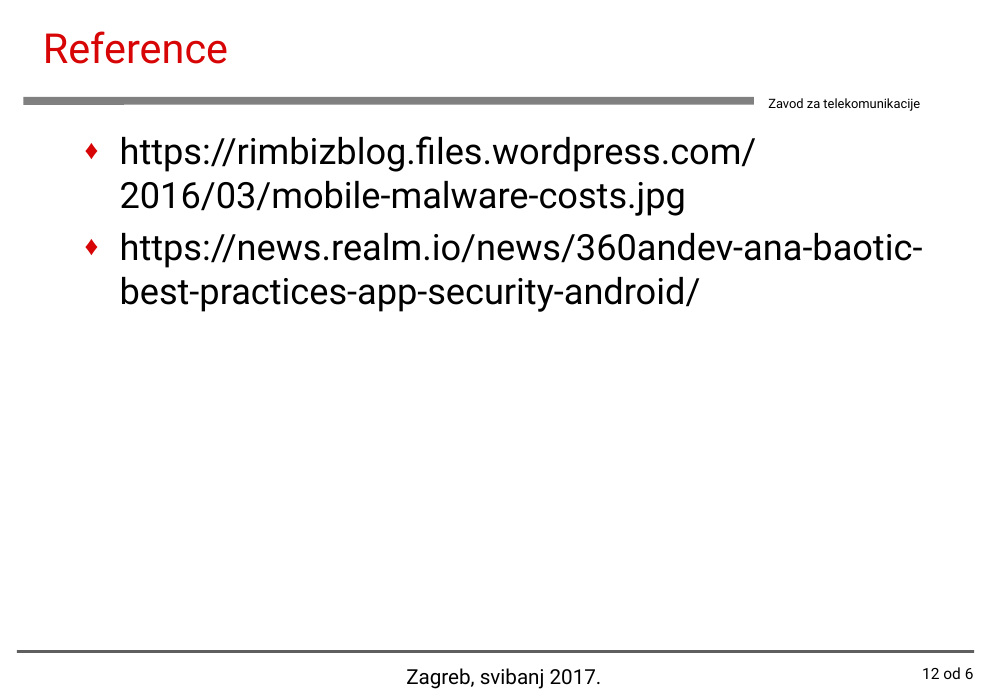
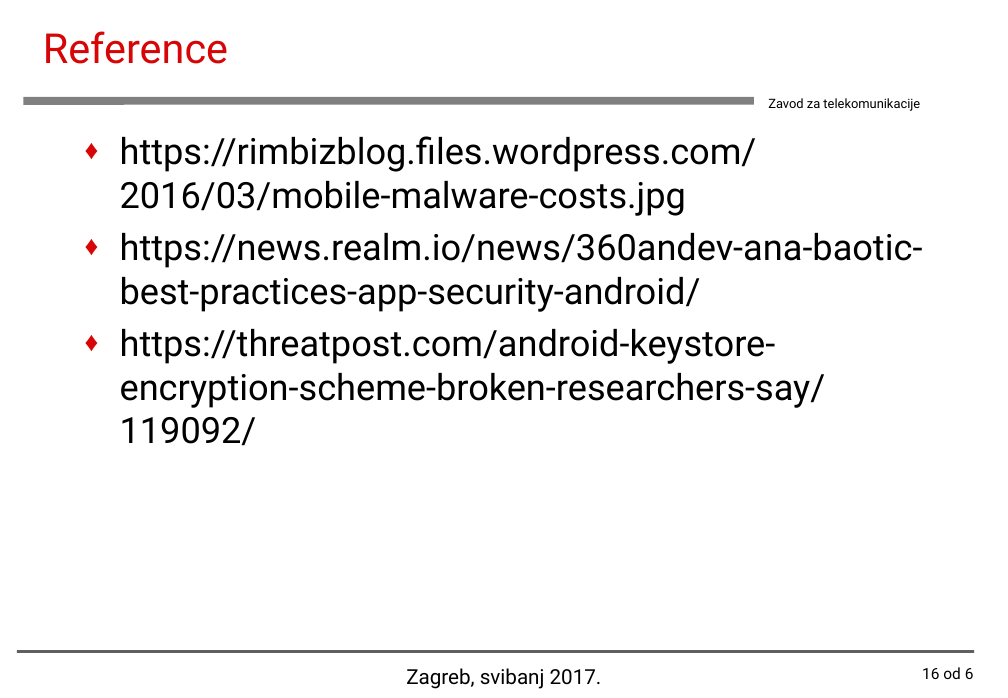
Before and after one commit to MatejVukosav/Security-in-Android-operating-system, a slide deck: slide 16 of Matej_Vukosav_Diplomski_Seminar[2017].ppt (slide 12 before the commit). Drawn at 1008x698 pixels with LibreOffice and Linux fonts; fonts in the diff are those of the drawing; background and template pictures are left out. Boxes give left, top, right and bottom in pixels: in the first picture for what was removed or moved away, otherwise in the second. Text is boxed around its words. In the diff, an @@ line names an element or a change of style, - is before the commit and + after.

```diff
--- a/Matej_Vukosav_Diplomski_Seminar[2017].ppt
+++ b/Matej_Vukosav_Diplomski_Seminar[2017].ppt
@@ text at (x1=120, y1=329, x2=826, y2=446): paragraph added @@
+♦ https://threatpost.com/android-keystore-encryption-scheme-broken-researchers-say/119092/
@@ page number at (x1=922, y1=667, x2=974, y2=679): text changed @@
-12 od 6
+16 od 6
```
Also in this commit, not shown: 5 other slides changed, 4 slides added, 3 other files.
